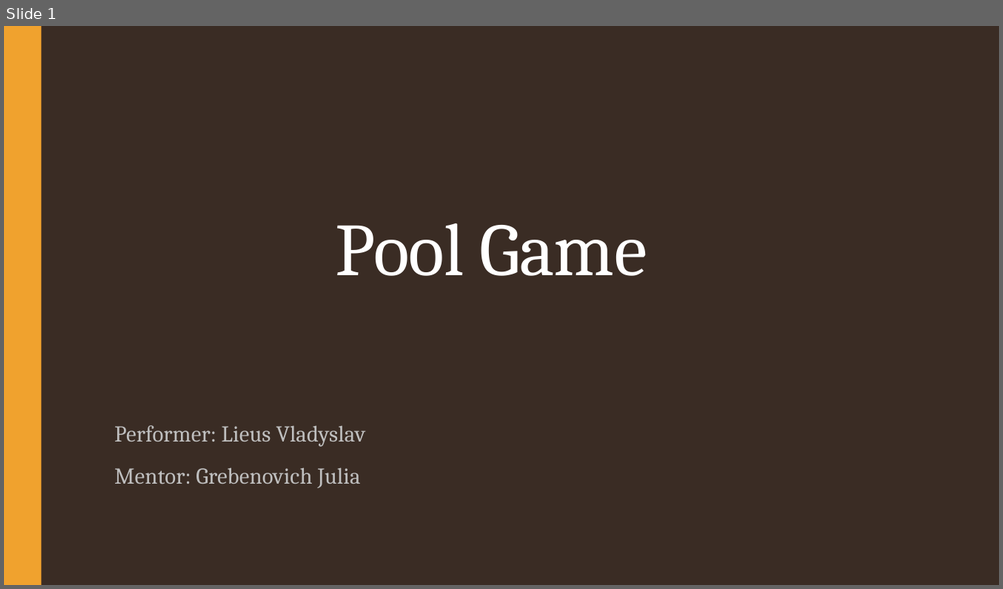
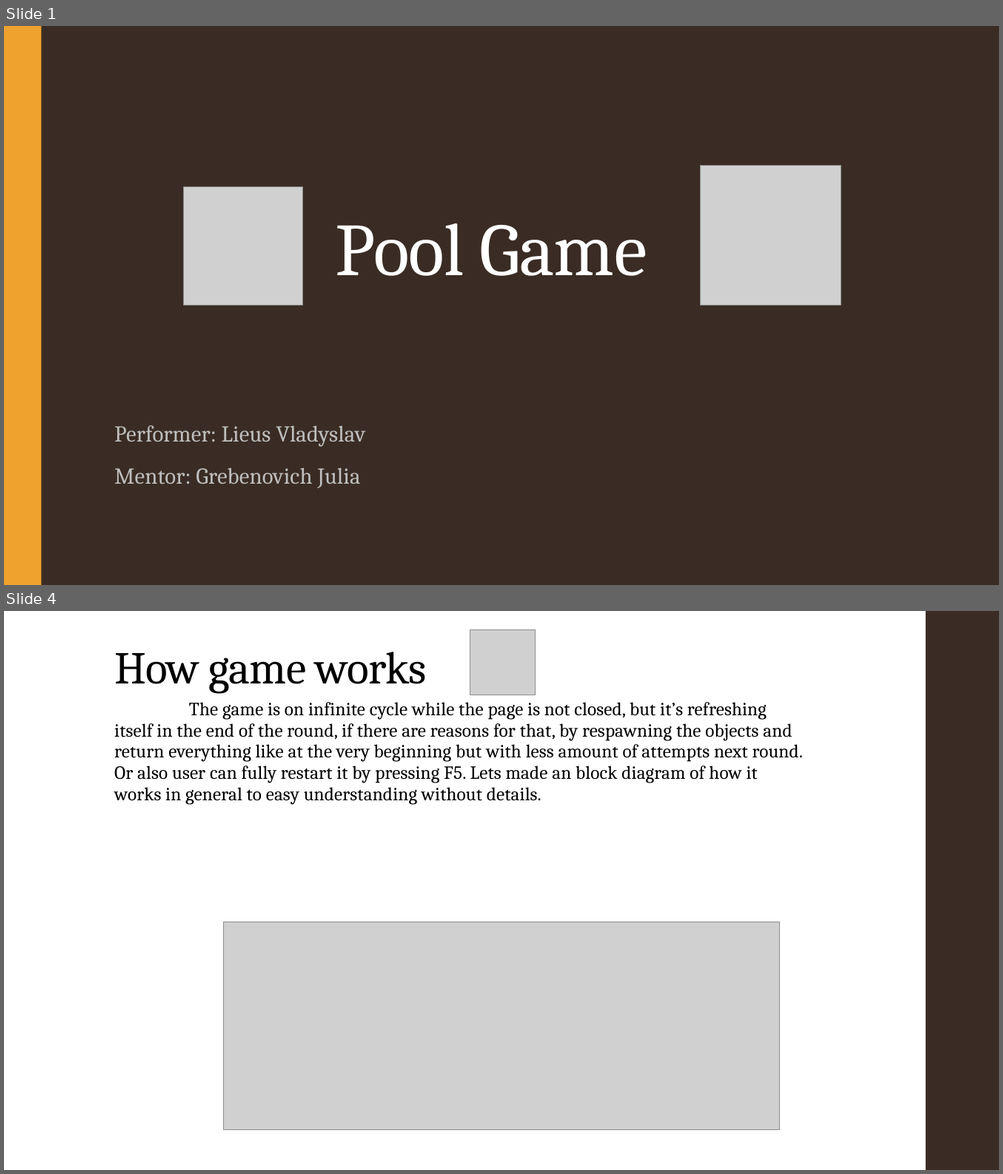
Before and after one commit to VladLeus/Pool-Game, a slide deck: Курсова_Лєус_В.Д..pptx. Shown one above the other, each under a label of ours: slide 1 before the commit, slides 1 and 4 after it; the slides between them are not shown. The pictures are 1003x589 and 1003x1174 pixels, drawn with LibreOffice and Linux fonts; fonts in the diff are those of the drawing; grey boxes stand for pictures. Boxes give left, top, right and bottom in pixels: in the first picture for what was removed or moved away, otherwise in the second. Text is boxed around its words. In the diff, an @@ line names an element or a change of style, - is before the commit and + after.

```diff
--- a/Курсова_Лєус_В.Д..pptx
+++ b/Курсова_Лєус_В.Д..pptx
@@ slide 4 added at (4, 611, 999, 1170), background #FFFFFF @@
@@ picture added at (470, 630, 535, 695) @@
@@ rectangle added at (925, 611, 999, 1170), fill #3B2C24 @@
@@ title added at (114, 652, 427, 694), 44 pt, text #000000 @@
+How game works
@@ text added at (114, 702, 802, 805), 18 pt, text #000000 @@
+The game is on infinite cycle while the page is not closed, but it’s refreshing itself in the end of the round, if there are reasons for that, by respawning the objects and return everything like at the very beginning but with less amount of attempts next round. Or also user can fully restart it by pressing F5. Lets made an block diagram of how it works in general to easy understanding without details.
@@ picture added at (223, 922, 780, 1130) @@
@@ slide 1 changed as well @@
@@ picture added at (700, 166, 840, 306) @@
@@ picture added at (184, 187, 302, 306) @@
```
Also in this commit, not shown: 1 other slide changed, 3 other slides added.
